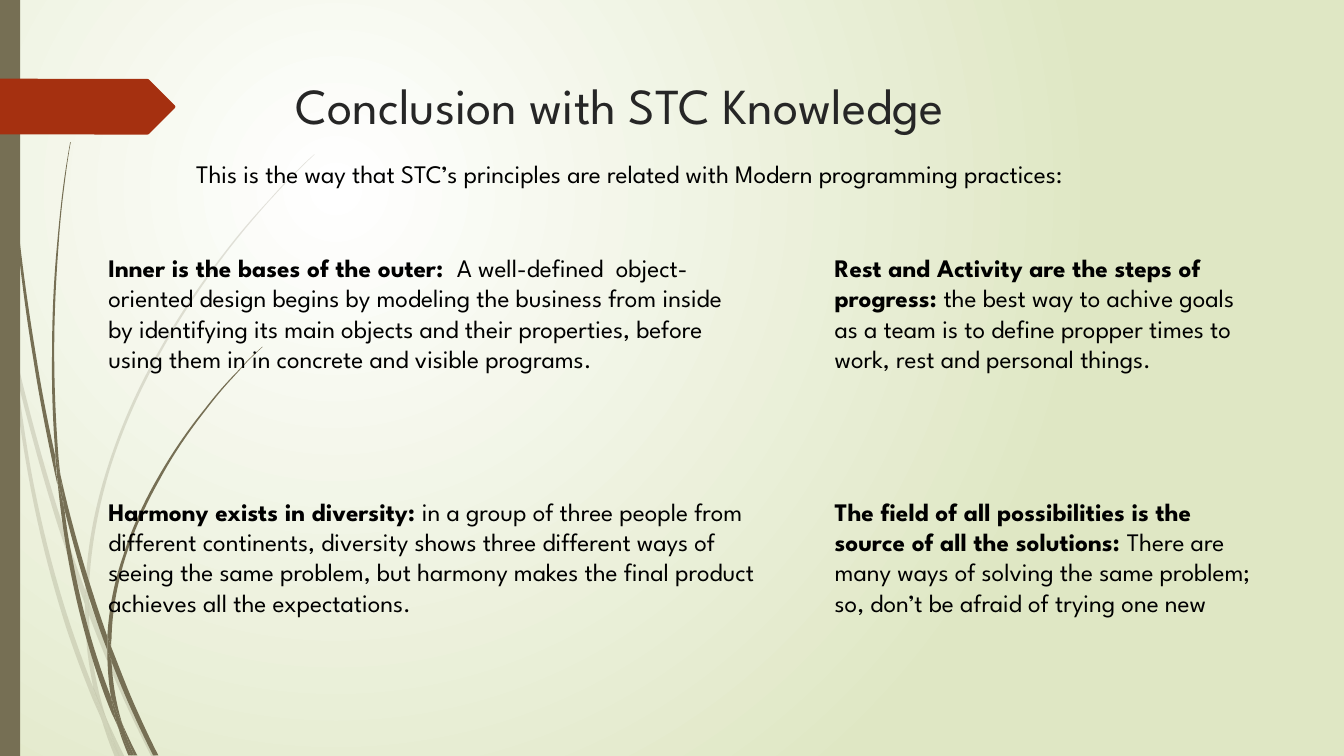
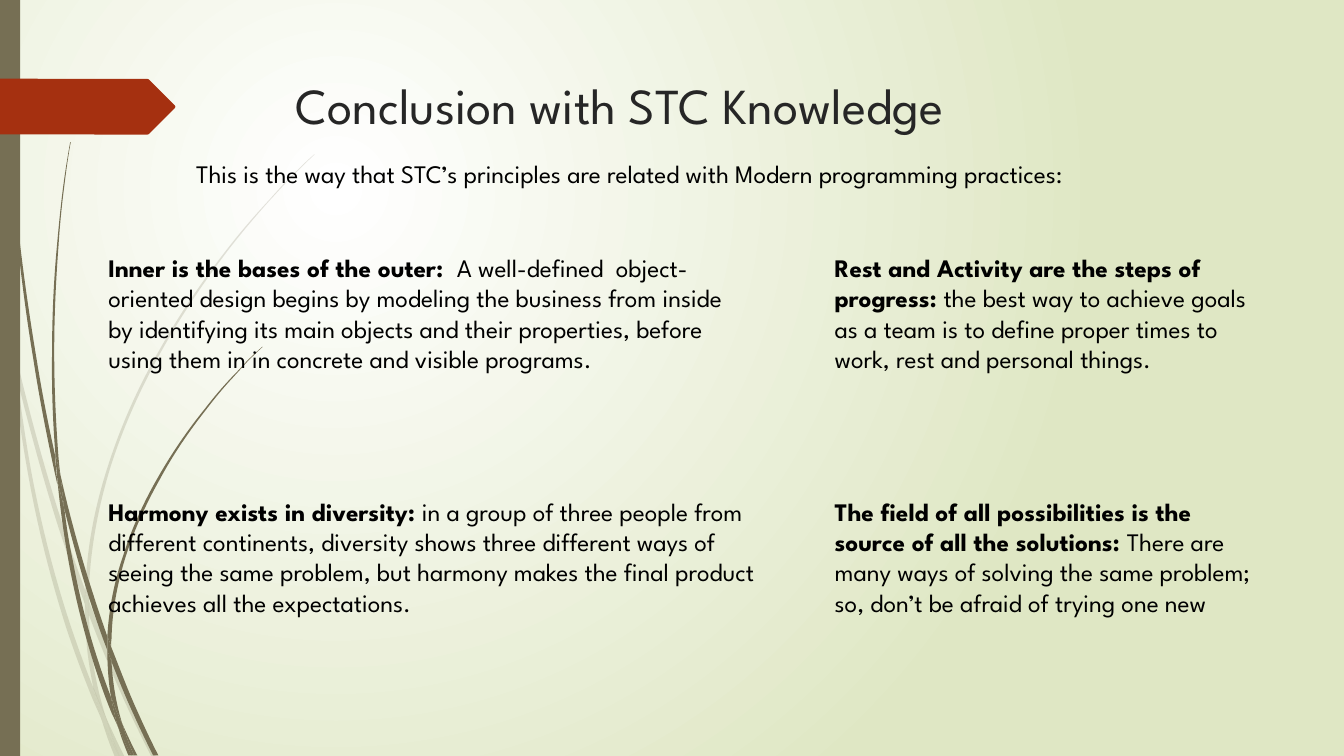
Before and after one commit to devmarwane/library-management, a slide deck: slide 8 of doc/Group 2 Library Management System.pptx. Drawn at 1344x756 pixels with LibreOffice and Linux fonts; fonts in the diff are those of the drawing. Boxes give left, top, right and bottom in pixels: in the first picture for what was removed or moved away, otherwise in the second. Text is boxed around its words. In the diff, an @@ line names an element or a change of style, - is before the commit and + after.

```diff
--- a/doc/Group 2 Library Management System.pptx
+++ b/doc/Group 2 Library Management System.pptx
@@ text at (835,259,1246,374): text changed @@
-Rest and Activity are the steps of progress: the best way to achive goals as a team is to define propper times to work, rest and personal things.
+Rest and Activity are the steps of progress: the best way to achieve goals as a team is to define proper times to work, rest and personal things.
```
Also in this commit, not shown: 3 other slides changed.
